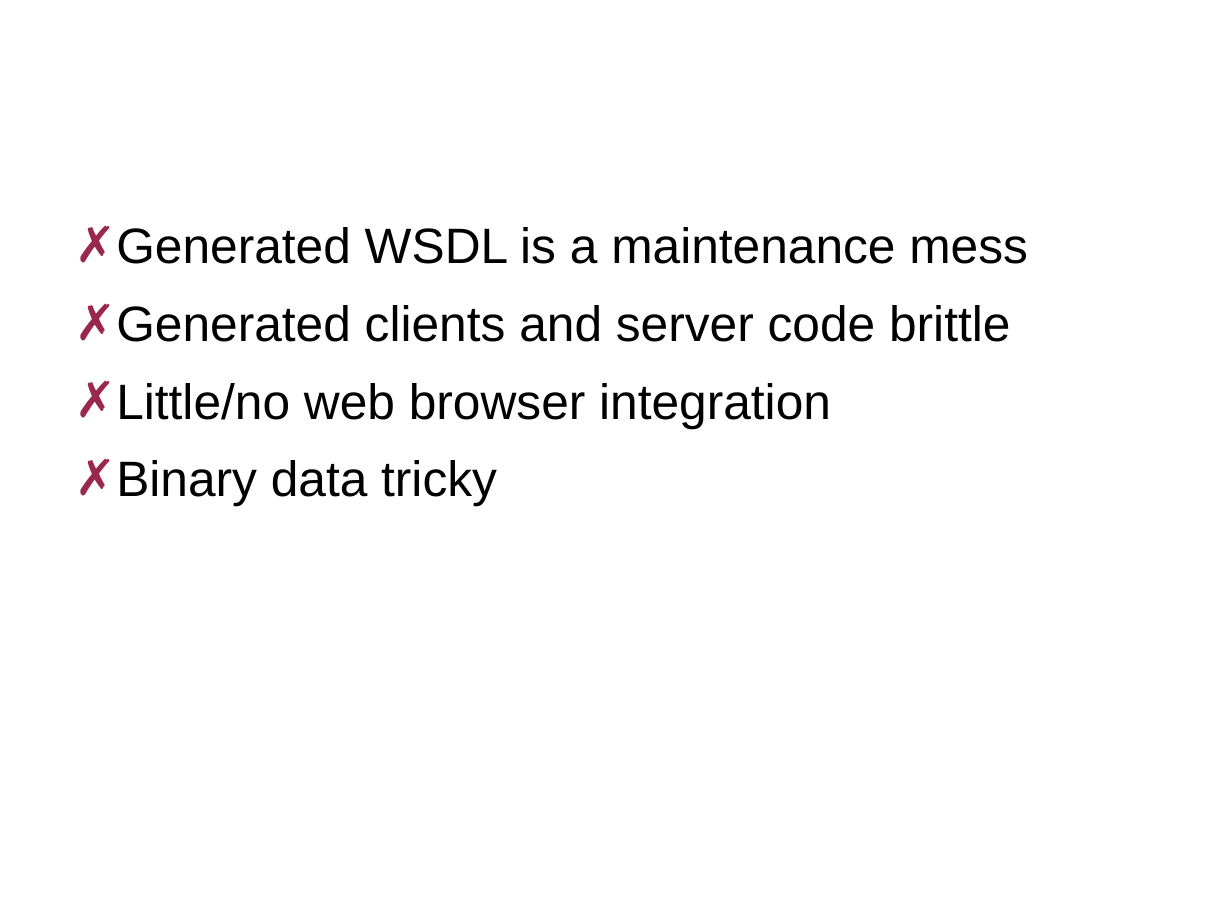
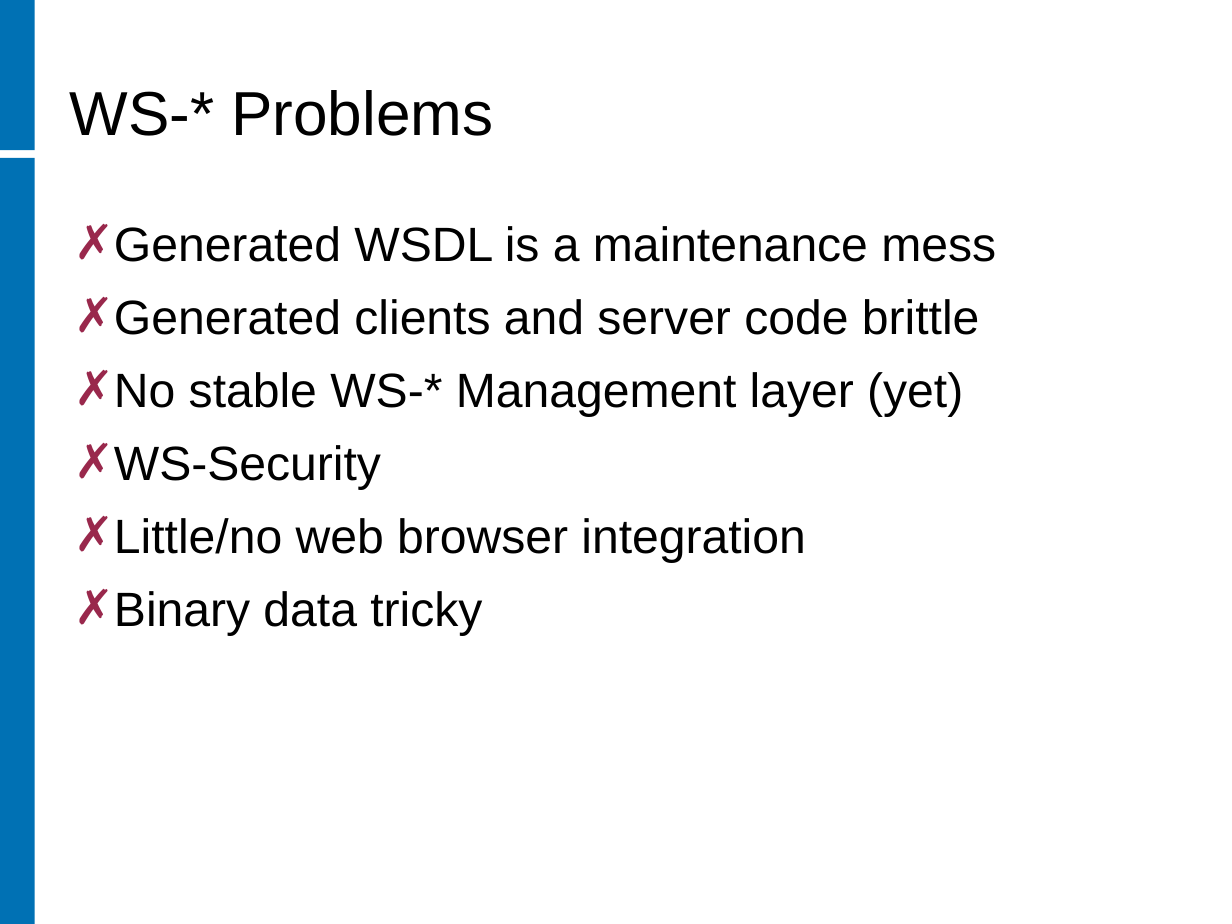
Before and after one commit to rhusar/smartfrog, a slide deck: slide 7 of core/components/hadoop/doc/workshop/mombasa.ppt (slide 6 before the commit). Drawn at 1232x924 pixels with LibreOffice and Linux fonts; fonts in the diff are those of the drawing; background and template pictures are left out. Boxes give left, top, right and bottom in pixels: in the first picture for what was removed or moved away, otherwise in the second. Text is boxed around its words. In the diff, an @@ line names an element or a change of style, - is before the commit and + after.

```diff
--- a/core/components/hadoop/doc/workshop/mombasa.ppt
+++ b/core/components/hadoop/doc/workshop/mombasa.ppt
@@ rectangle added at [0,0,35,150], fill #0071B4 @@
@@ title "WS-* Problems" at [70,90,493,136]: size 44 to 40 pt, text colour #FFFFFF to #000000, bold off; alignment centre to left; more space between paragraphs; vertical alignment middle to bottom @@
@@ rectangle added at [0,158,35,923], fill #0071B4 @@
@@ text at [114,226,996,636]: size 32 to 31 pt in "Generated WSDL is a maintenance mess", "Generated clients and server code brittle", "Little/no web browser integration", "Binary data tricky"; indent changed; line spacing 0.93 to 0.9 @@
@@ text at [114,372,963,490]: paragraphs added @@
+✗ No stable WS-* Management layer (yet)
+✗ WS-Security
```
Also in this commit, not shown: 8 other slides changed, 4 slides added, 2 slides removed, 2 other files.
